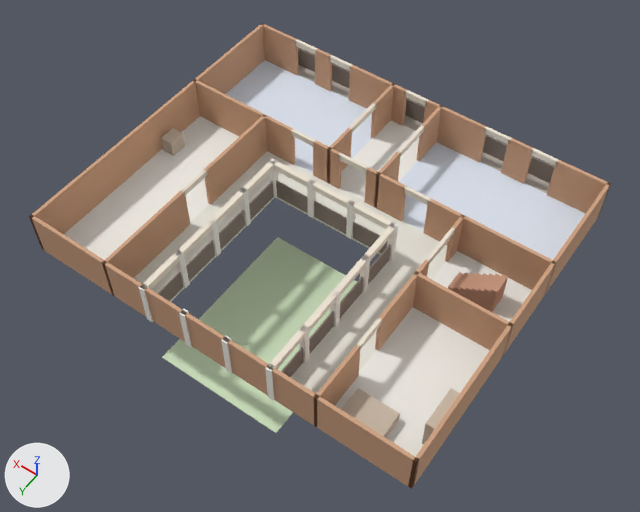
The glTF model modelos/casona/n1.glb: old version first, new version second.
Camera for both pictures: a 50 mm lens placed at (-27.6, 37.2, 58.1), pointed at (-0.3, -1.0, -2.0). Lighting does not change. The marker at lower left points along +X, +Y and +Z. The picture after the commit comes second.
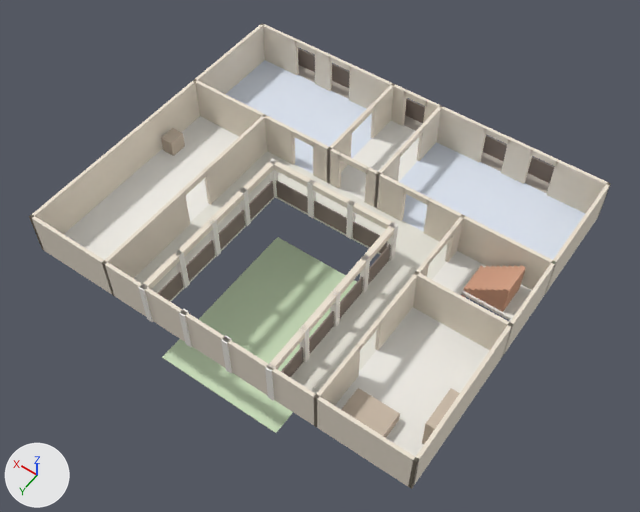
Where the newer file only moved an object's origin or applied its transform, the numbers keep the older frame.

Where the change shows, as pixel boxes (x1, y1, x2, y2) in the pictures (640 x 512 px):
'n1_muro_12', recoloured
    both: (29, 215, 418, 488)
'n1_muro_23', recoloured (brown to pale yellow)
    both: (29, 24, 265, 250)
'n1_muro_13', recoloured
    both: (408, 182, 610, 489)
'n1_muro_7', recoloured (lighter)
    both: (423, 199, 556, 293)
'n1_muro_11', recoloured (brown to pale yellow)
    both: (413, 271, 513, 355)
'n1_muro_22', recoloured (brown to pale yellow)
    both: (102, 191, 190, 296)
'n1_muro_10', recoloured (brown to pale yellow)
    both: (194, 79, 295, 165)
'n1_muro_21', recoloured (brown to pale yellow)
    both: (204, 115, 267, 205)
'n1_muro_3', recoloured (brown to pale yellow)
    both: (423, 100, 486, 162)
'n1_muro_1', recoloured (brown to pale yellow)
    both: (546, 160, 611, 218)
'n1_muro_4', recoloured (brown to pale yellow)
    both: (349, 65, 407, 126)
'n1_muro_8', recoloured (brown to pale yellow)
    both: (364, 167, 406, 221)
'n1_muro_15', recoloured (brown to pale yellow)
    both: (375, 258, 430, 351)
'n1_muro_6', recoloured (brown to pale yellow)
    both: (260, 23, 299, 75)
'n1_muro_16', recoloured (brown to pale yellow)
    both: (314, 344, 360, 427)
'n1_muro_9', recoloured (brown to pale yellow)
    both: (313, 140, 342, 189)
'n1_muro_2', recoloured (brown to pale yellow)
    both: (501, 138, 533, 184)
'n1_escalon_s7', moved
    before: (486, 274, 508, 312)
    after: (498, 265, 526, 312)
'n1_muro_19', recoloured (brown to pale yellow)
    both: (371, 83, 395, 138)
'n1_muro_17', recoloured (brown to pale yellow)
    both: (417, 105, 442, 161)
'n1_muro_5', recoloured (brown to pale yellow)
    both: (315, 48, 332, 91)
'n1_muro_20', recoloured (brown to pale yellow)
    both: (327, 128, 352, 183)
'n1_escalon_s6', moved
    before: (481, 274, 500, 309)
    after: (493, 265, 519, 309)
'n1_escalon_s5', moved
    before: (475, 274, 494, 306)
    after: (488, 265, 513, 306)
'n1_muro_18', recoloured (brown to pale yellow)
    both: (374, 151, 401, 209)
'n1_escalon_s4', moved
    before: (470, 273, 488, 303)
    after: (483, 265, 507, 304)
'n1_muro_14', recoloured (lighter)
    both: (445, 216, 464, 262)

What changed in the scene script:
```text
Change mat_muro:
    mat_muro.base_color: (0.62, 0.36, 0.22) -> (0.86, 0.78, 0.66)  # brown #cea281 -> pale yellow #efe5d4
Change ob_n1_escalon_s4:
    ob_n1_escalon_s4.location: (-13.75, -3.9, 0.88) -> (-14.62, -5.0, 0.88)
Change ob_n1_escalon_s5:
    ob_n1_escalon_s5.location: (-14.25, -3.9, 1.05) -> (-15.07, -5.0, 1.05)
Change ob_n1_escalon_s6:
    ob_n1_escalon_s6.location: (-14.75, -3.9, 1.23) -> (-15.53, -5.0, 1.23)
Change ob_n1_escalon_s7:
    ob_n1_escalon_s7.location: (-15.25, -3.9, 1.4) -> (-15.97, -5.0, 1.4)
```
